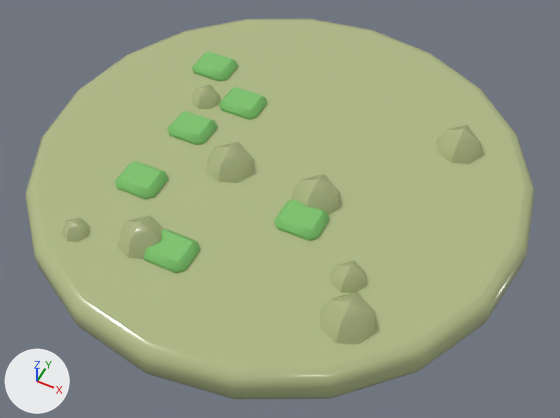
Two versions of the glTF model kr_soup_mixed.glb, one commit apart.
Rendered twice from a camera (50 mm lens) standing at (0.195, -0.39, 0.459) and looking at (0.012, -0.024, 0.001). Every picture has the same lights, and +X, +Y and +Z are marked at lower left. The first picture is the older version. Vertices at exactly the same position are counted once.

Objects in the first picture: 'vc_m0_r2', 'vc_m0_r6'.
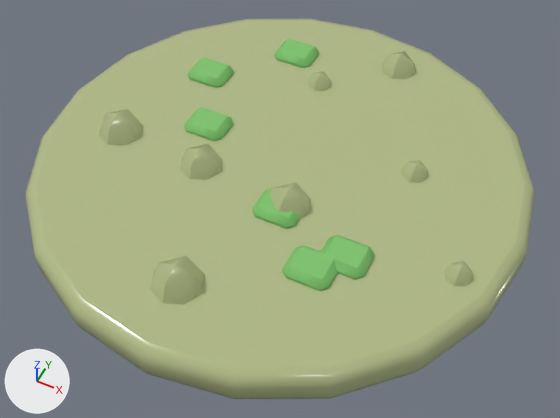
Edits to the bpy script that builds the scene:
```text
Change me_vc_m0_r2:
    used by ob_vc_m0_r2; location = (0.0, 0.0, 0.0)
    remove me_vc_m0_r2.from_pydata(...)  # 306 vertices, 576 faces; spans x -0.198..0.198, y -0.198..0.198, z 0.0..0.05
    add me_vc_m0_r2.from_pydata(...)  # 306 vertices, 576 faces; spans x -0.198..0.198, y -0.198..0.198, z 0.0..0.049
    me_vc_m0_r2 part 1: the loose piece of 18 vertices spanning x -0.051..-0.011, y -0.044..-0.004, z 0.01..0.05 is scaled about its middle by 0.879, then moved by (-0.021, -0.009, 0.0)
    me_vc_m0_r2 part 2: the loose piece of 18 vertices spanning x -0.109..-0.088, y -0.143..-0.122, z 0.019..0.041 is moved by (0.087, 0.23, 0.0)
    me_vc_m0_r2 part 3: the loose piece of 18 vertices spanning x -0.07..-0.032, y -0.136..-0.099, z 0.011..0.049 is moved by (0.078, 0.077, 0.0)
    me_vc_m0_r2 part 4: the loose piece of 18 vertices spanning x 0.087..0.127, y -0.134..-0.095, z 0.01..0.05 is moved by (-0.116, -0.024, 0.0)
    me_vc_m0_r2 part 5: the loose piece of 18 vertices spanning x 0.024..0.062, y -0.045..-0.006, z 0.011..0.049 is moved by (-0.173, -0.003, 0.0)
    me_vc_m0_r2 part 6: the loose piece of 18 vertices spanning x 0.103..0.141, y 0.056..0.094, z 0.011..0.049 is scaled about its middle by 0.575, then moved by (-0.022, -0.043, 0.0)
    me_vc_m0_r2 part 7: the loose piece of 18 vertices spanning x -0.101..-0.075, y 0.023..0.049, z 0.017..0.043 is scaled about its middle by 1.23, then moved by (0.131, 0.113, 0.0)
    me_vc_m0_r2 part 8: the loose piece of 18 vertices spanning x 0.081..0.107, y -0.097..-0.07, z 0.017..0.043 is scaled about its middle by 0.788, then moved by (0.067, 0.037, 0.0)
Change me_vc_m0_r6:
    used by ob_vc_m0_r6; location = (0.0, 0.0, 0.0)
    remove me_vc_m0_r6.from_pydata(...)  # 144 vertices, 264 faces; spans x -0.12..0.061, y -0.133..0.092, z 0.025..0.037
    add me_vc_m0_r6.from_pydata(...)  # 142 vertices, 264 faces; spans x -0.119..0.103, y -0.102..0.141, z 0.025..0.037
    me_vc_m0_r6 part 9: the loose piece of 24 vertices spanning x -0.074..-0.039, y 0.029..0.059, z 0.025..0.037 is moved by (0.011, 0.081, 0.0)
    me_vc_m0_r6 part 10: the loose piece of 24 vertices spanning x -0.097..-0.062, y -0.016..0.014, z 0.025..0.037 is moved by (0.01, 0.01, 0.0)
    me_vc_m0_r6 part 11: the loose piece of 24 vertices spanning x -0.12..-0.085, y 0.062..0.092, z 0.025..0.037 is moved by (0.001, -0.009, 0.0)
    me_vc_m0_r6 part 12: the loose piece of 24 vertices spanning x 0.026..0.061, y -0.066..-0.036, z 0.025..0.037 is moved by (-0.02, 0.003, 0.0)
    me_vc_m0_r6 part 13: a new loose piece of 46 vertices spanning x 0.05..0.103, y -0.102..-0.053, z 0.025..0.037, in mat_vc_m0_r6
    me_vc_m0_r6 part 14: the loose piece of 24 vertices spanning x -0.044..-0.009, y -0.133..-0.103, z 0.025..0.037 is deleted
    me_vc_m0_r6 part 15: the loose piece of 24 vertices spanning x -0.101..-0.066, y -0.084..-0.054, z 0.025..0.037 is deleted
```

Pixel boxes (x1, y1, x2, y2) of what changed, in the pictures (560 x 418 px; the box of a moved part takes in the faces that stretch with it):
'vc_m0_r6', reshaped (11% narrower, 13% taller)
    before: (115, 51, 329, 273)
    after: (184, 39, 375, 291)
part 1 of me_vc_m0_r2, moved or reshaped
    before: (206, 142, 255, 183)
    after: (180, 144, 222, 180)
part 2 of me_vc_m0_r2, moved or reshaped
    before: (61, 217, 91, 242)
    after: (308, 71, 331, 91)
part 3 of me_vc_m0_r2, moved or reshaped
    before: (117, 215, 164, 259)
    after: (270, 182, 311, 219)
part 4 of me_vc_m0_r2, moved or reshaped
    before: (320, 292, 376, 344)
    after: (150, 256, 205, 305)
part 5 of me_vc_m0_r2, moved or reshaped
    before: (292, 174, 340, 215)
    after: (98, 109, 143, 146)
part 6 of me_vc_m0_r2, moved or reshaped
    before: (436, 125, 482, 164)
    after: (401, 160, 428, 183)
part 7 of me_vc_m0_r2, moved or reshaped
    before: (191, 85, 221, 109)
    after: (382, 51, 416, 79)
part 8 of me_vc_m0_r2, moved or reshaped
    before: (330, 260, 366, 293)
    after: (444, 261, 473, 287)
part 9 of me_vc_m0_r6, moved or reshaped
    before: (219, 87, 267, 119)
    after: (274, 39, 319, 68)
part 10 of me_vc_m0_r6, moved or reshaped
    before: (167, 111, 217, 145)
    after: (184, 107, 233, 141)
part 11 of me_vc_m0_r6, moved or reshaped
    before: (192, 51, 238, 81)
    after: (188, 57, 234, 88)
part 12 of me_vc_m0_r6, moved or reshaped
    before: (274, 200, 329, 241)
    after: (252, 188, 300, 229)
part 13 of me_vc_m0_r6, added (green)
    after: (282, 235, 375, 291)
part 14 of me_vc_m0_r6, deleted (green)
    before: (144, 229, 200, 273)
part 15 of me_vc_m0_r6, deleted (green)
    before: (115, 161, 168, 199)
